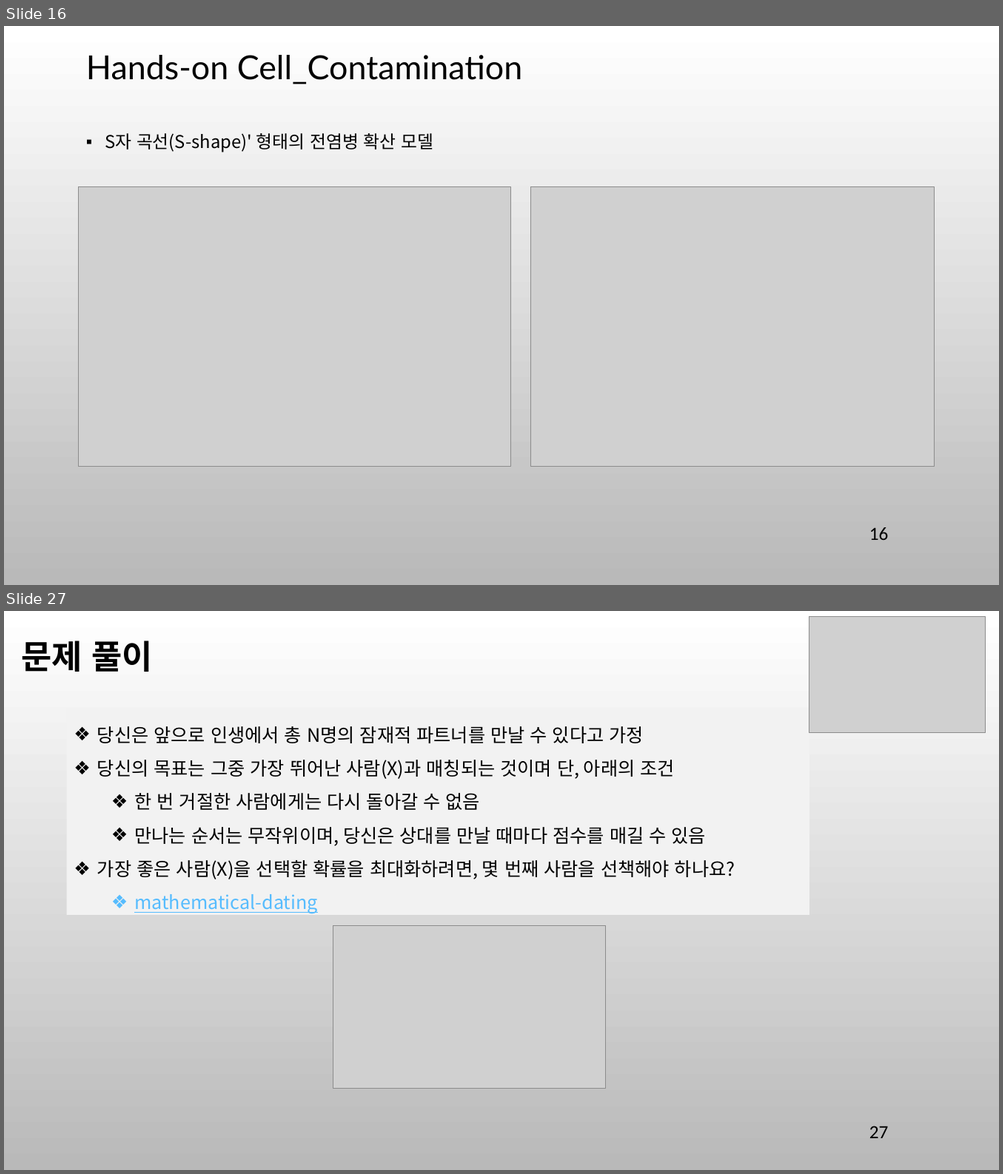
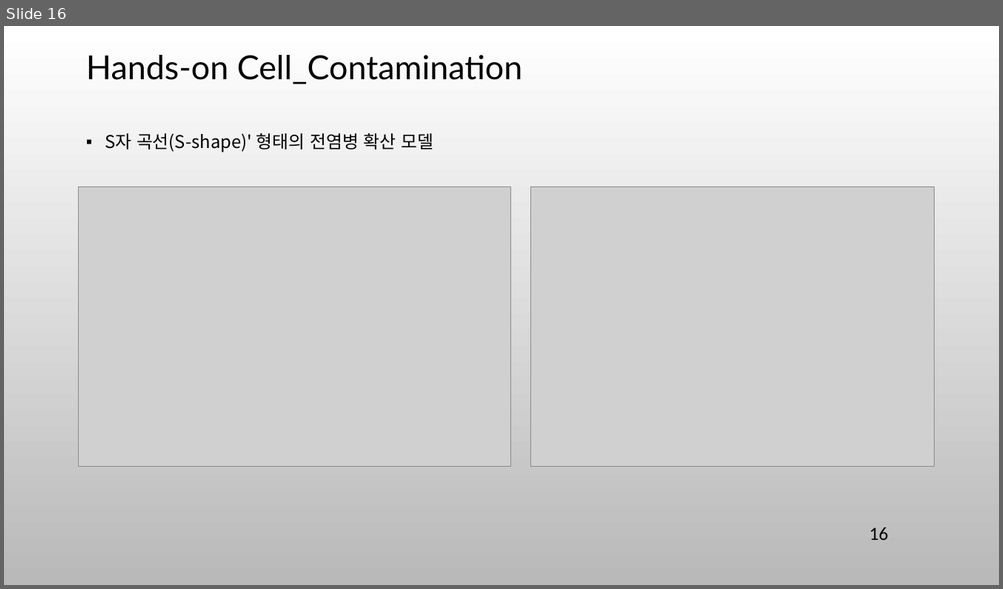
Before and after one commit to ancestor9/mathematics-for-machine-learning, a slide deck: 9_Modeling & Simulation.pptx. Shown one above the other, each under a label of ours: slides 16 and 27 before the commit, slide 16 after it; the slides between them are not shown. The pictures are 1003x1174 and 1003x589 pixels, drawn with LibreOffice and Linux fonts; fonts in the diff are those of the drawing; grey boxes stand for pictures; background and template pictures are left out. Boxes give left, top, right and bottom in pixels: in the first picture for what was removed or moved away, otherwise in the second. Text is boxed around its words. In the diff, an @@ line names an element or a change of style, - is before the commit and + after.

```diff
--- a/9_Modeling & Simulation.pptx
+++ b/9_Modeling & Simulation.pptx
@@ slide 27 removed at [4,611,999,1170], background picture (left out) @@
@@ picture removed at [809,616,984,732] @@
@@ text removed at [21,641,152,672] @@
-문제 풀이
@@ rectangle removed at [67,709,809,915] @@
-❖ 당신은 앞으로 인생에서 총 N명의 잠재적 파트너를 만날 수 있다고 가정
-❖ 당신의 목표는 그중 가장 뛰어난 사람(X)과 매칭되는 것이며 단, 아래의 조건
-  ❖ 한 번 거절한 사람에게는 다시 돌아갈 수 없음
-  ❖ 만나는 순서는 무작위이며, 당신은 상대를 만날 때마다 점수를 매길 수 있음
-❖ 가장 좋은 사람(X)을 선택할 확률을 최대화하려면, 몇 번째 사람을 선책해야 하나요?
-  ❖ mathematical-dating
@@ picture removed at [333,925,606,1088] @@
@@ page number removed at [869,1126,888,1139] @@
-27
```
Also in this commit, not shown: 15 other slides removed.
